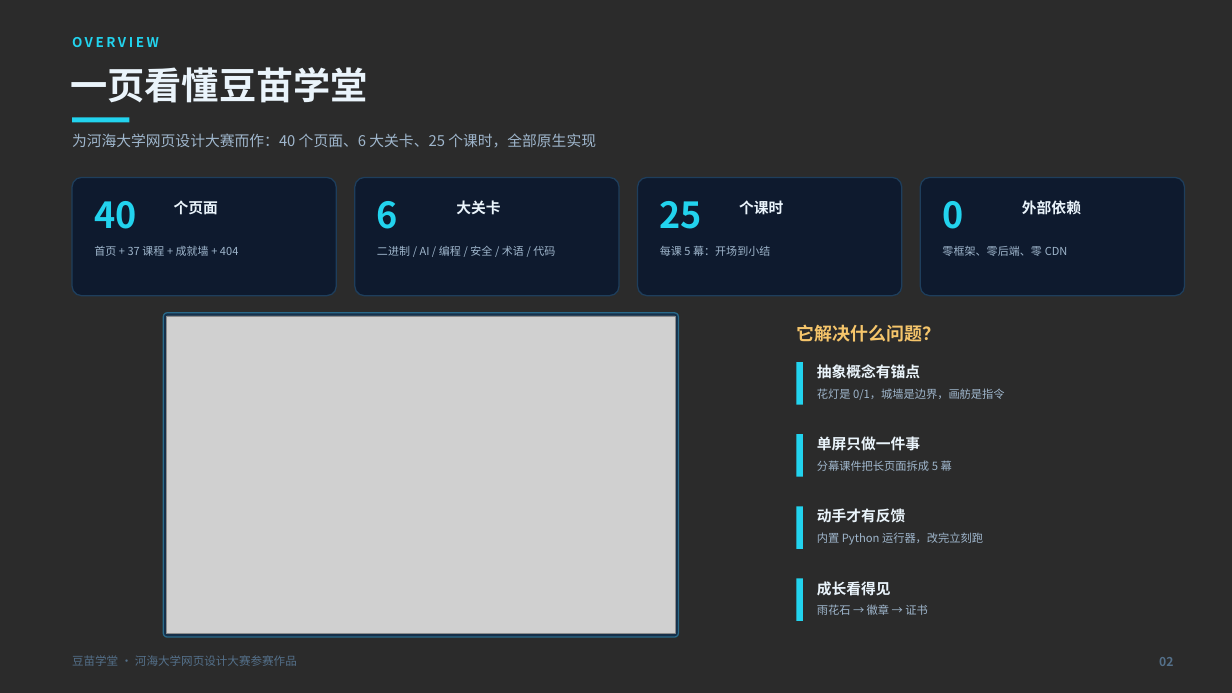
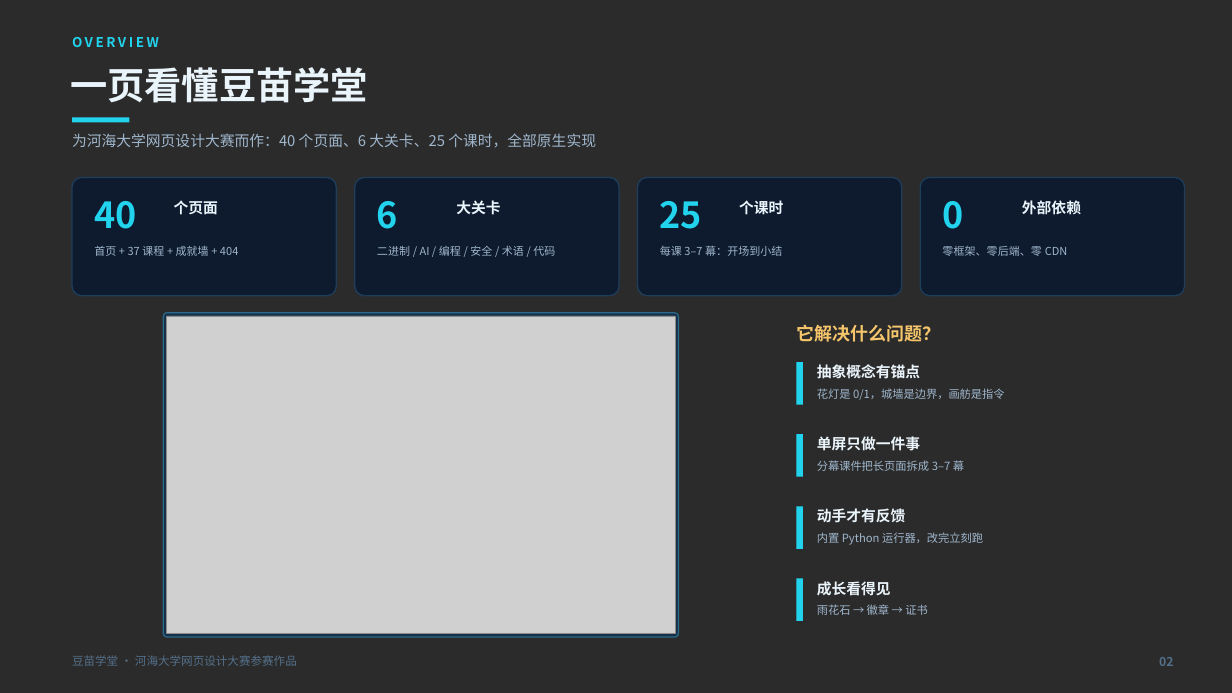
Before and after one commit to wbydxx/doumiao-academy, a slide deck: slide 2 of deliverables/豆苗学堂-演示PPT.pptx. Drawn at 1232x693 pixels with LibreOffice and Linux fonts; fonts in the diff are those of the drawing; grey boxes stand for pictures; background and template pictures are left out; a plain dark background stands for a picture behind light text. Boxes give left, top, right and bottom in pixels: in the first picture for what was removed or moved away, otherwise in the second. Text is boxed around its words. In the diff, an @@ line names an element or a change of style, - is before the commit and + after.

```diff
--- a/deliverables/豆苗学堂-演示PPT.pptx
+++ b/deliverables/豆苗学堂-演示PPT.pptx
@@ text at [660, 246, 782, 256]: text changed @@
-每课 5 幕：开场到小结
+每课 3–7 幕：开场到小结
@@ text at [817, 460, 964, 471]: text changed @@
-分幕课件把长页面拆成 5 幕
+分幕课件把长页面拆成 3–7 幕
```
Also in this commit, not shown: 11 other slides changed, 46 other files.
